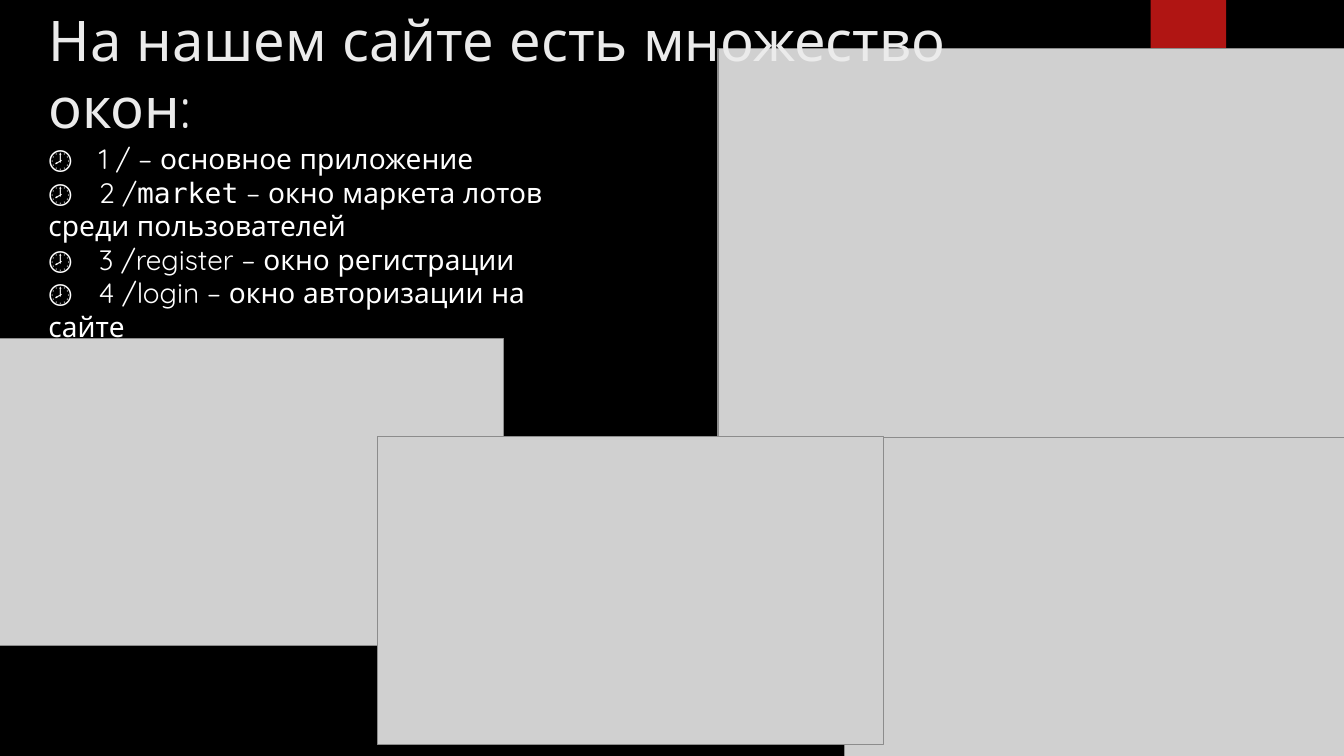
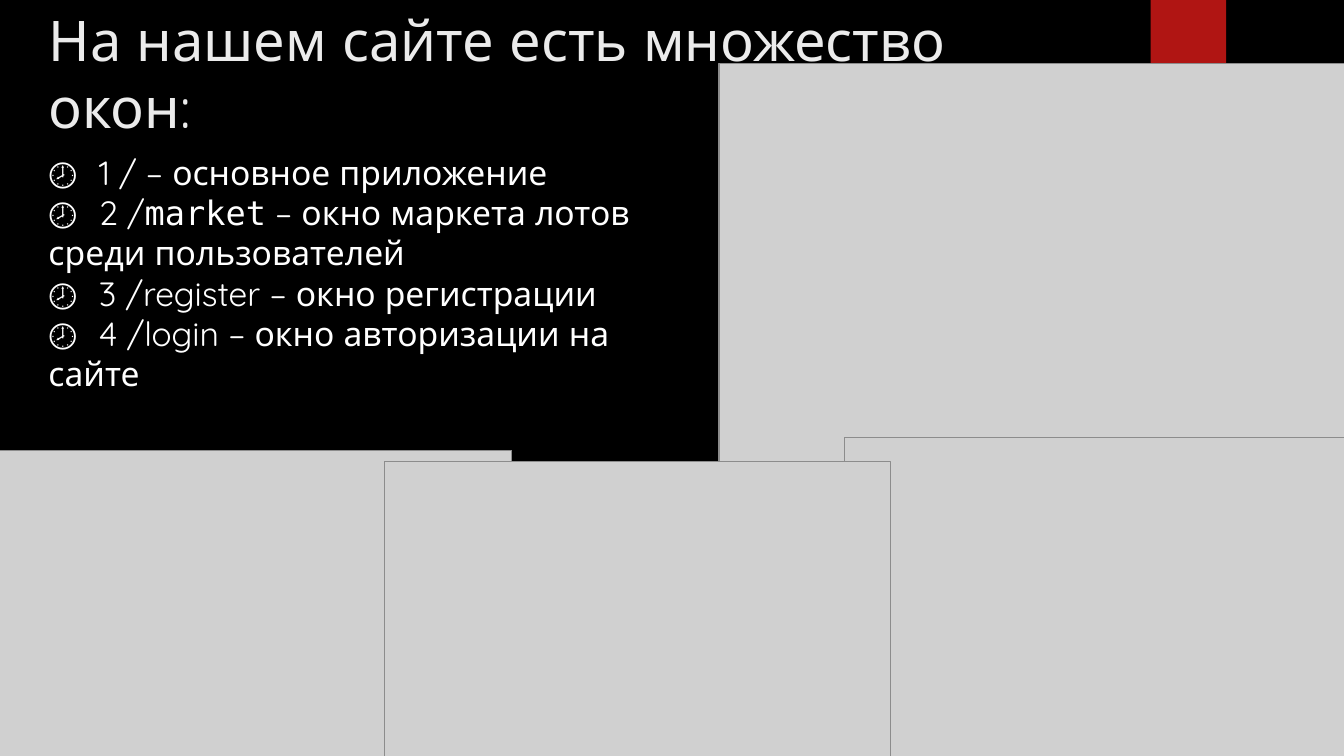
Before and after one commit to AL-VLADOKK/website, a slide deck: slide 3 of Сайт «SignalSprint».pptx. Drawn at 1344x756 pixels with LibreOffice and Linux fonts; fonts in the diff are those of the drawing; grey boxes stand for pictures; background and template pictures are left out. Boxes give left, top, right and bottom in pixels: in the first picture for what was removed or moved away, otherwise in the second. Text is boxed around its words. In the diff, an @@ line names an element or a change of style, - is before the commit and + after.

```diff
--- a/Сайт «SignalSprint».pptx
+++ b/Сайт «SignalSprint».pptx
@@ picture: place and size @@
-picture at <box>718,48,1344,470</box>
+picture at <box>719,64,1344,485</box>
@@ text "🕗 1 / – основное ...": place and size @@
-text "🕗 1 / – основное ..." at <box>48,149,542,345</box>
+text "🕗 1 / – основное ..." at <box>48,161,630,387</box>
@@ text "🕗 1 / – основное ..." at <box>48,161,630,387</box>: size 20 to 24 pt @@
@@ picture: place and size @@
-picture at <box>0,339,504,645</box>
+picture at <box>0,451,512,756</box>
@@ picture: place and size @@
-picture at <box>378,437,884,745</box>
+picture at <box>384,462,890,756</box>
```
Also in this commit, not shown: 2 other slides changed, 2 other files.
